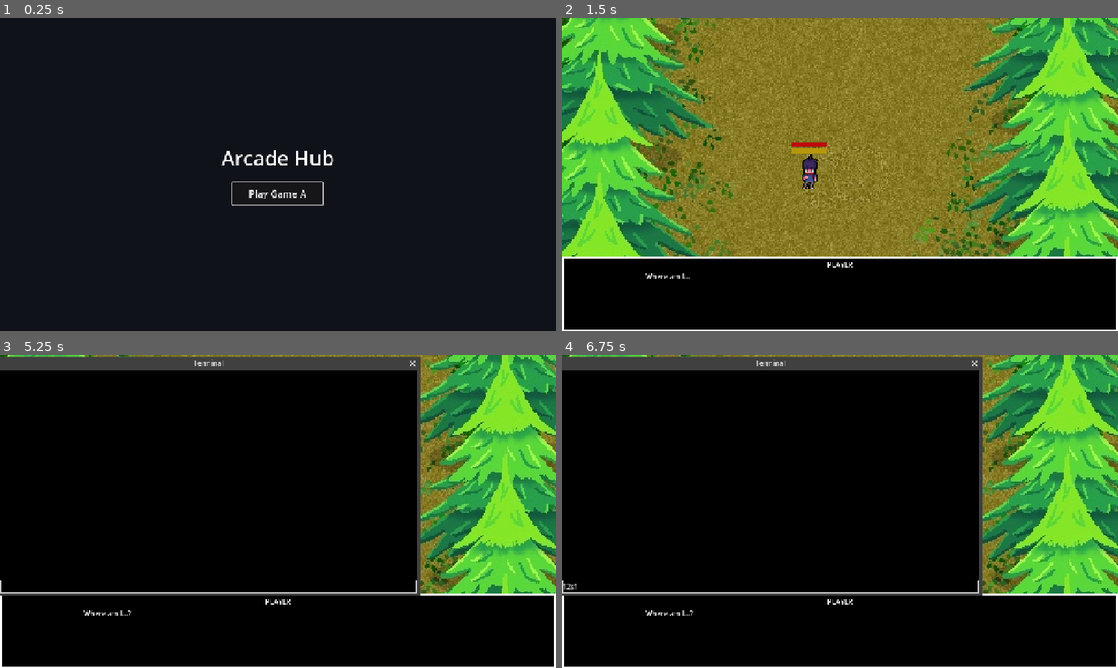
Above: before the commit, frames 1-4 (two rows, left to right).
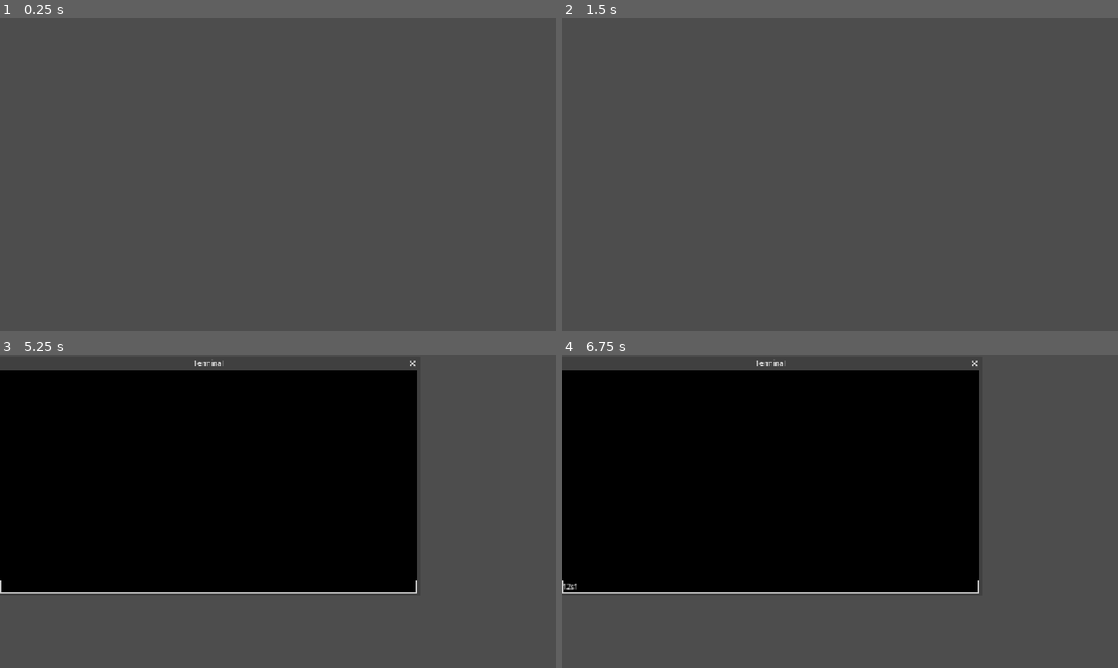
Above: after the commit, the same moments.

Repository: CAHSI-Game-Studios/CGS-project
Game: Godot game, scene res://main.tscn
Two runs of this game, one before a commit and one after it. Both use one fixed random seed, a clock stepped at 60 frames per second and the inputs below.
Inputs (mouse positions are in pixels of both pictures, inside the frame that each line leads up to):
- Up to frame 1 (0.25 s): no input
- Up to frame 2 (1.5 s): click (840, 193) at 0.5 s, where only the run before the commit has a clickable "Play Game A"; tap Enter at 1.25 s; move the mouse to (962, 158) at 1.27 s; hold D (move_right) from 1.28 s (still down); tap K (game_a_attack) at 1.35 s; click (962, 158) at 1.42 s
- Up to frame 3 (5.25 s): tap Space at 2, 3.5, 5 s; move the mouse to (166, 527) at 2.02 s; release D (move_right) at 2.03 s; hold S (move_down) 2.03-2.78 s; tap I (game_a_blocking) at 2.1 s; click (166, 527) at 2.17 s; tap Enter at 2.75, 4.25 s; move the mouse to (333, 442) at 2.77 s; hold D (move_right) 2.78-3.53 s; tap J (game_a_dash) at 2.85 s; click (333, 442) at 2.92 s; move the mouse to (250, 574) at 3.52 s; hold W (move_up) 3.53-4.28 s; tap L (game_a_heavy_attack) at 3.6 s; click (250, 574) at 3.67 s; move the mouse to (444, 558) at 4.27 s; hold A (move_left) from 4.28 s (still down); tap O (game_a_projectile) at 4.35 s; click (444, 558) at 4.42 s; move the mouse to (111, 464) at 5.02 s; tap T (open_terminal) at 5.1 s; click (111, 464) at 5.17 s
- Up to frame 4 (6.75 s): release A (move_left) at 5.75 s; click (773, 586) at 5.77 s; type "12" at 5.85 s; move the mouse to (867, 511) at 6.52 s; hold S (move_down) from 6.53 s (still down); tap 1 at 6.6 s; click (867, 511) at 6.67 s

The runs differ from the first frame. In frame 1, 100% of the frame differs, in the area x 0-100%, y 0-100%; in frame 2, 100%; in frame 3, 42%; in frame 4, 42%.
Error after the commit: Trying to assign value of type 'Node2D' to a variable of type 'Control'. (res://main.gd:7)

Commit message:
Restored accidentally edited files from global hub folders

Diff:
--- a/src/core/scenes/HubScene.tscn
+++ b/src/core/scenes/HubScene.tscn
@@ -1,55 +1,3 @@
 [gd_scene format=3 uid="uid://csus1ct8yjo7b"]
 
-[node name="HubScene" type="Control" unique_id=200793545]
-layout_mode = 3
-anchors_preset = 15
-anchor_right = 1.0
-anchor_bottom = 1.0
-grow_horizontal = 2
-grow_vertical = 2
-mouse_filter = 2
-
-[node name="Menu" type="Control" parent="."]
-layout_mode = 1
-anchors_preset = 15
-anchor_right = 1.0
-anchor_bottom = 1.0
-grow_horizontal = 2
-grow_vertical = 2
-mouse_filter = 2
-
-[node name="Background" type="ColorRect" parent="Menu"]
-layout_mode = 1
-anchors_preset = 15
-anchor_right = 1.0
-anchor_bottom = 1.0
-grow_horizontal = 2
-grow_vertical = 2
-mouse_filter = 2
-color = Color(0.063, 0.071, 0.098, 1)
-
-[node name="Center" type="CenterContainer" parent="Menu"]
-layout_mode = 1
-anchors_preset = 15
-anchor_right = 1.0
-anchor_bottom = 1.0
-grow_horizontal = 2
-grow_vertical = 2
-mouse_filter = 2
-
-[node name="Actions" type="VBoxContainer" parent="Menu/Center"]
-layout_mode = 2
-theme_override_constants/separation = 24
-
-[node name="Title" type="Label" parent="Menu/Center/Actions"]
-layout_mode = 2
-theme_override_font_sizes/font_size = 46
-text = "Arcade Hub"
-horizontal_alignment = 1
-
-[node name="PlayGameA" type="Button" parent="Menu/Center/Actions"]
-custom_minimum_size = Vector2(208, 52)
-layout_mode = 2
-size_flags_horizontal = 4
-theme_override_font_sizes/font_size = 22
-text = "Play Game A"
+[node name="HubScene" type="Node2D" unique_id=200793545]
--- a/src/games/gameA/scripts/game_a.gd
+++ b/src/games/gameA/scripts/game_a.gd
@@ -109,11 +109,11 @@
 func _return_to_hub() -> void:
 	if not _result or _restarting:
 		return
-	if get_tree().current_scene == self:
-		exit()
-		get_tree().change_scene_to_file("res://main.tscn")
+	#if get_tree().current_scene == self:
+		#exit()
+		#get_tree().change_scene_to_file("res://main.tscn")
 	else:
-		request_exit()
+		exit_requested.emit()
 
 
 func restart() -> void:
--- a/src/managers/ArcadeGame.gd
+++ b/src/managers/ArcadeGame.gd
@@ -15,8 +15,8 @@
 ## It has no knowledge of the Hub or game coordinator.
 
 
-## Emitted when the game wants to close, with any result data.
-signal exit_requested(exit_data: Variant)
+## Emitted when the game wants to close.
+signal exit_requested
 
 # -= VIRTUAL METHODS =-
 # Each game MUST define each of these four methods.
--- a/src/managers/GameManager.gd
+++ b/src/managers/GameManager.gd
@@ -47,7 +47,6 @@
 ## This reference is assigned when a game begins its startup lifecycle and
 ## cleared once that game has left the scene tree.
 var currentGame : ArcadeGame
-var _is_exiting := false
 
 
 ## Starts an [ArcadeGame] from an already existing instance. [br]
@@ -100,8 +99,7 @@
 
 	# ArcadeGame.enter() must not execute until the game has completed
 	# its normal Node initialization lifecycle.
-	if not currentGame.is_node_ready():
-		await currentGame.ready
+	await currentGame.ready
 
 	# Forward startup data to the game.
 	currentGame.enter(enterData)
@@ -216,9 +214,8 @@
 ## [br]
 ## Returns [code]false[/code] if no game is currently running.
 func exit_game(exitData : Variant = null) -> bool:
-	if not is_game_running() or _is_exiting:
-		return false
-	_is_exiting = true
+	if not is_game_running():
+		return false
 	# Preserve a local reference throughout the asynchronous exit lifecycle.
 	var game := currentGame
 	# Allow the game to perform its own shutdown procedure before deletion.
@@ -230,7 +227,6 @@
 	await game.tree_exited
 	# GameManager no longer owns an active ArcadeGame.
 	currentGame = null
-	_is_exiting = false
 	# Notify external systems that the game has completely exited.
 	game_exited.emit(exitData)
 	return true
